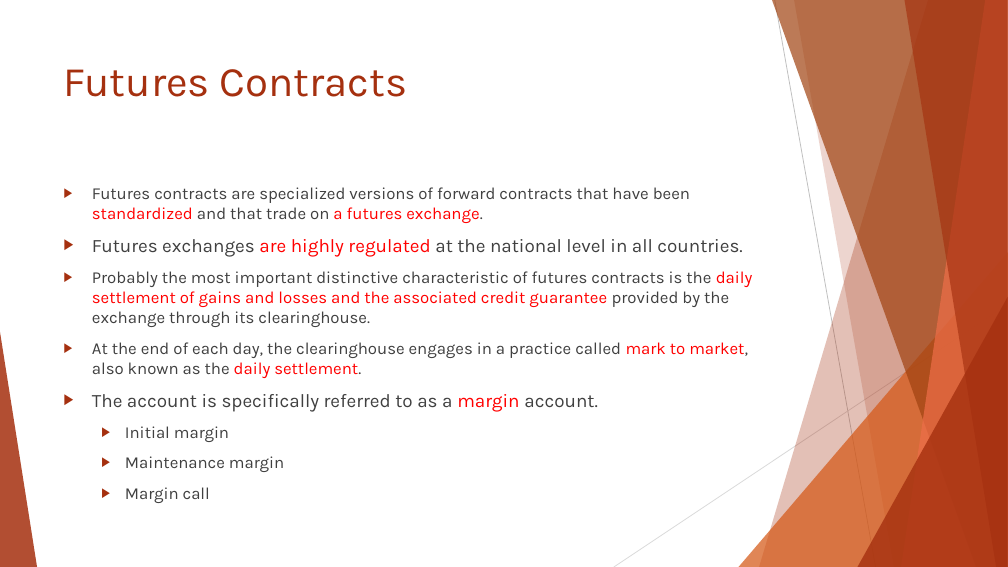
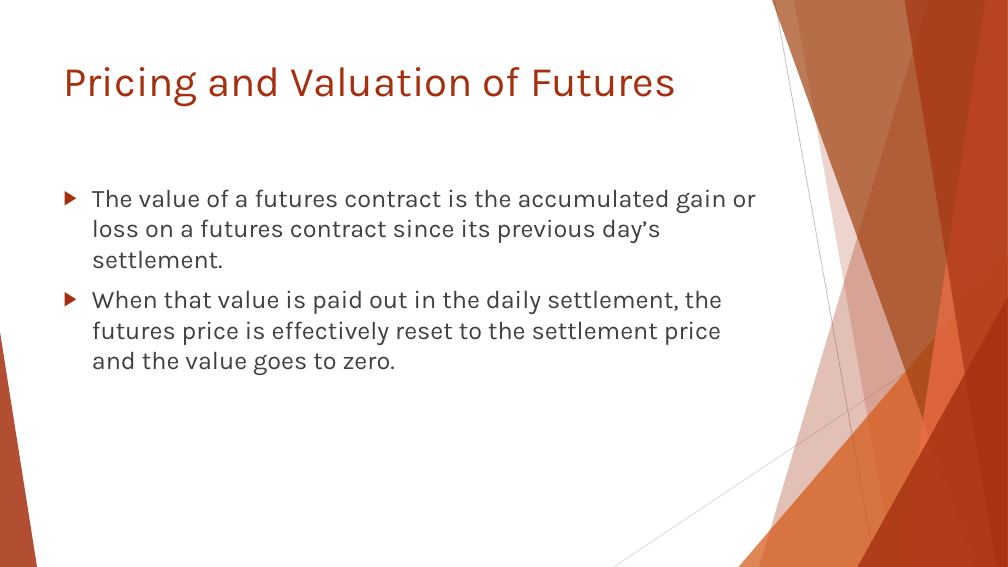
Before and after one commit to Isco0530/data, a slide deck: slide 24 of Reading 46.pptx (slide 25 before the commit). Drawn at 1008x567 pixels with LibreOffice and Linux fonts; fonts in the diff are those of the drawing. Boxes give left, top, right and bottom in pixels: in the first picture for what was removed or moved away, otherwise in the second. Text is boxed around its words. In the diff, an @@ line names an element or a change of style, - is before the commit and + after.

```diff
--- a/Reading 46.pptx
+++ b/Reading 46.pptx
@@ title at [64, 67, 676, 107]: text changed @@
-Futures Contracts
+Pricing and Valuation of Futures
@@ text at [92, 189, 756, 375]: text changed; size 16 to 24 pt @@
-▶ Futures contracts are specialized versions of forward contracts that have been standardized and that trade on a futures exchange.
-▶ Futures exchanges are highly regulated at the national level in all countries.
-▶ Probably the most important distinctive characteristic of futures contracts is the daily settlement of gains and losses and the associated credit guarantee provided by the exchange through its clearinghouse.
-▶ At the end of each day, the clearinghouse engages in a practice called mark to market, also known as the daily settlement.
-▶ The account is specifically referred to as a margin account.
-  ▶ Initial margin
-  ▶ Maintenance margin
-  ▶ Margin call
+▶ The value of a futures contract is the accumulated gain or loss on a futures contract since its previous day’s settlement.
+▶ When that value is paid out in the daily settlement, the futures price is effectively reset to the settlement price and the value goes to zero.
```
Also in this commit, not shown: 3 other slides changed, 3 slides added, 4 slides removed.
